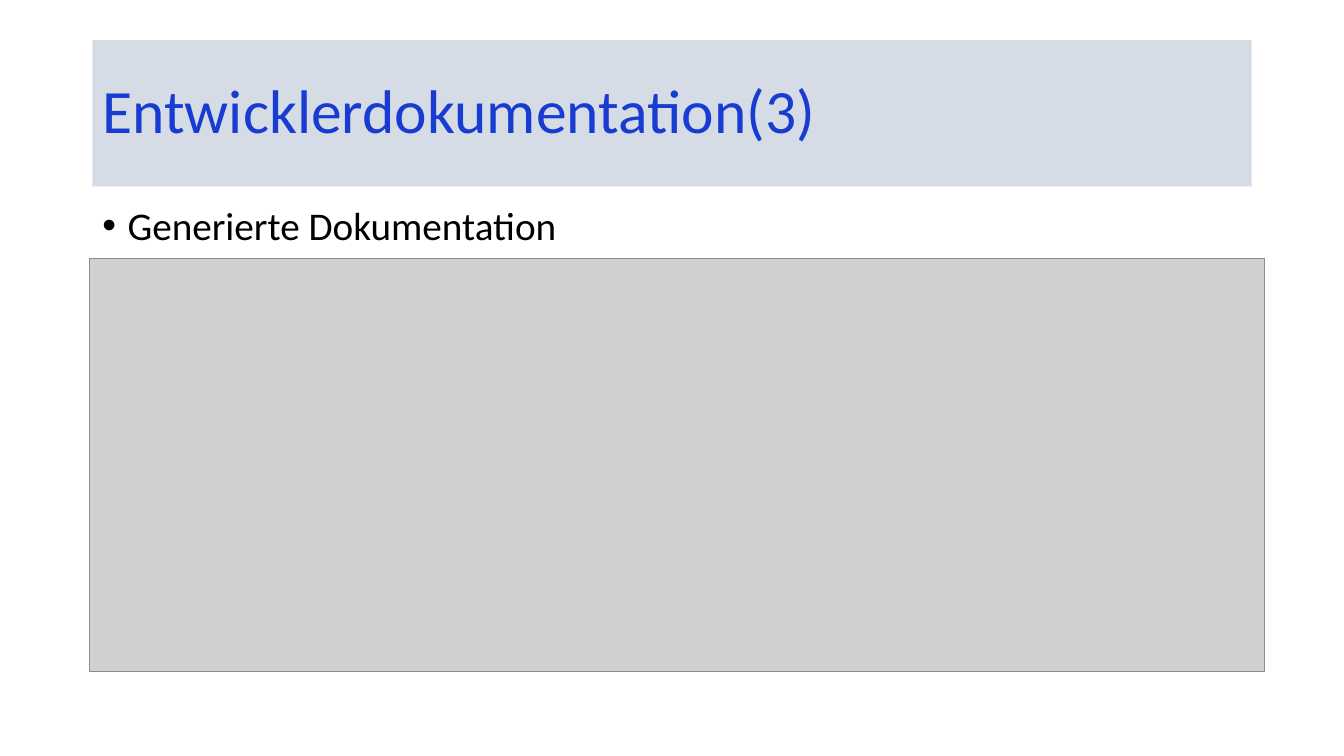
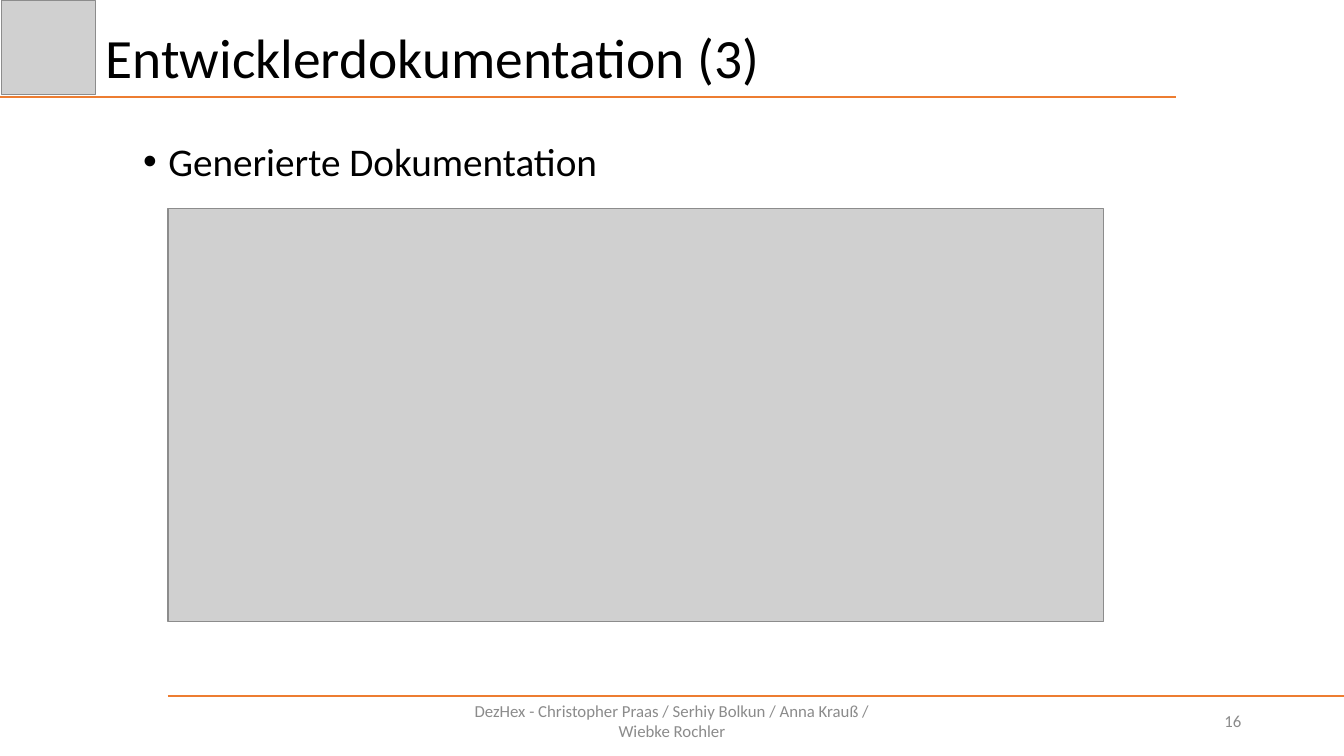
Before and after one commit to Schnitzel128/sejava, a slide deck: slide 16 of Präsentation/DezHex.pptx. Drawn at 1344x756 pixels with LibreOffice and Linux fonts; fonts in the diff are those of the drawing; grey boxes stand for pictures. Boxes give left, top, right and bottom in pixels: in the first picture for what was removed or moved away, otherwise in the second. Text is boxed around its words. In the diff, an @@ line names an element or a change of style, - is before the commit and + after.

```diff
--- a/Präsentation/DezHex.pptx
+++ b/Präsentation/DezHex.pptx
@@ picture added at (2,0,96,94) @@
@@ title "Entwicklerdokumentation (3)": place and size @@
-title "Entwicklerdokumentation (3)" at (93,40,1252,187)
+title "Entwicklerdokumentation (3)" at (106,37,759,86)
@@ title "Entwicklerdokumentation (3)" at (106,37,759,86): fill #D6DCE5 to none @@
@@ title at (106,37,759,86): text changed; size 44 to 39.6 pt; text colour #183BD2 to #000000 @@
-Entwicklerdokumentation(3)
+Entwicklerdokumentation (3)
@@ line added from (0, 97) to (1177, 97), #ED7D31 1.5 pt @@
@@ text "Generierte Dokumentation": place and size @@
-text "Generierte Dokumentation" at (128,212,557,241)
+text "Generierte Dokumentation" at (168,148,597,177)
@@ picture: place and size @@
-picture at (90,259,1264,671)
+picture at (168,209,1104,621)
@@ line added from (168, 696) to (1344, 696), #ED7D31 1.5 pt @@
@@ text added at (475,705,859,737), 12 pt, text #8C8C8C @@
+DezHex - Christopher Praas / Serhiy Bolkun / Anna Krauß / Wiebke Rochler
@@ page number added at (1224,716,1241,727), 12 pt, text #8C8C8C @@
+16
```
Also in this commit, not shown: 18 other slides changed, 4 slides added, 5 slides removed, 1 other file.
